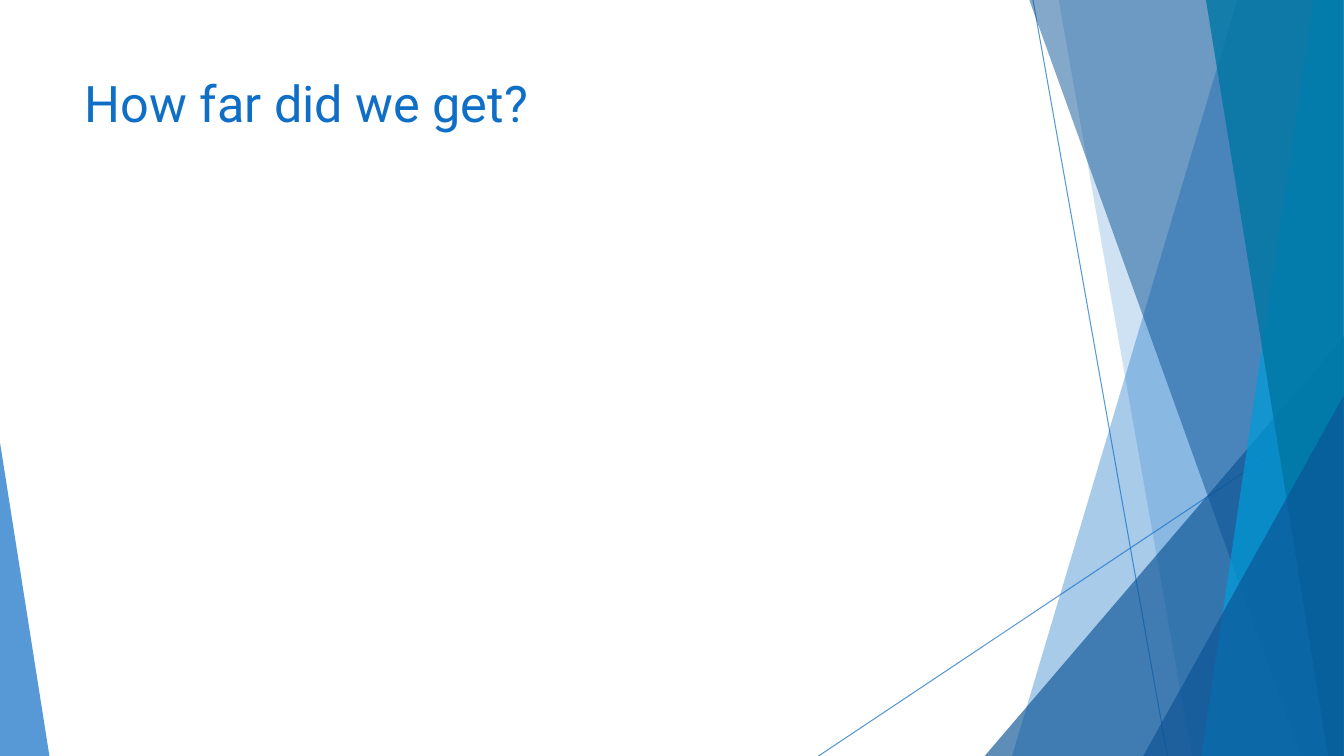
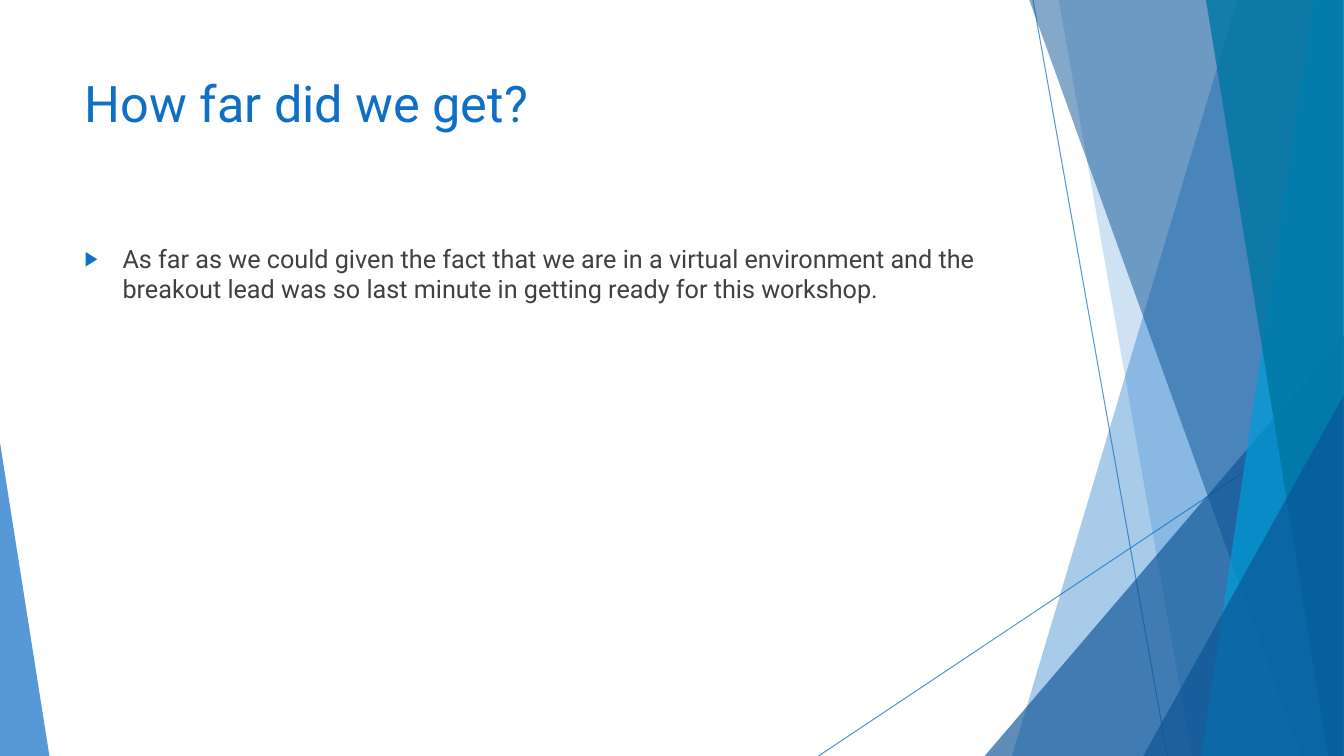
Before and after one commit to TESA-workshops/sim-make-a-world, a slide deck: slide 8 of TESA_Simulation_Workshop_2021_Breakout_Report_Make_a_World.pptx. Drawn at 1344x756 pixels with LibreOffice and Linux fonts; fonts in the diff are those of the drawing. Boxes give left, top, right and bottom in pixels: in the first picture for what was removed or moved away, otherwise in the second. Text is boxed around its words. In the diff, an @@ line names an element or a change of style, - is before the commit and + after.

```diff
--- a/TESA_Simulation_Workshop_2021_Breakout_Report_Make_a_World.pptx
+++ b/TESA_Simulation_Workshop_2021_Breakout_Report_Make_a_World.pptx
@@ text added at [123, 249, 974, 304], 18 pt, text #404040 @@
+▶ As far as we could given the fact that we are in a virtual environment and the breakout lead was so last minute in getting ready for this workshop.
```
Also in this commit, not shown: 5 other slides changed.
